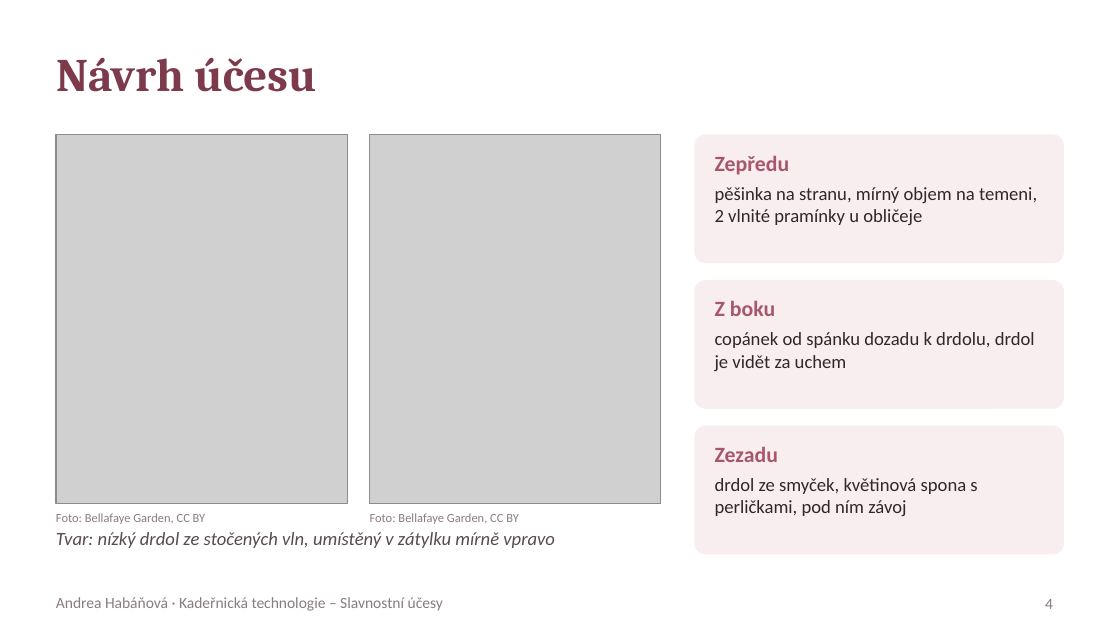
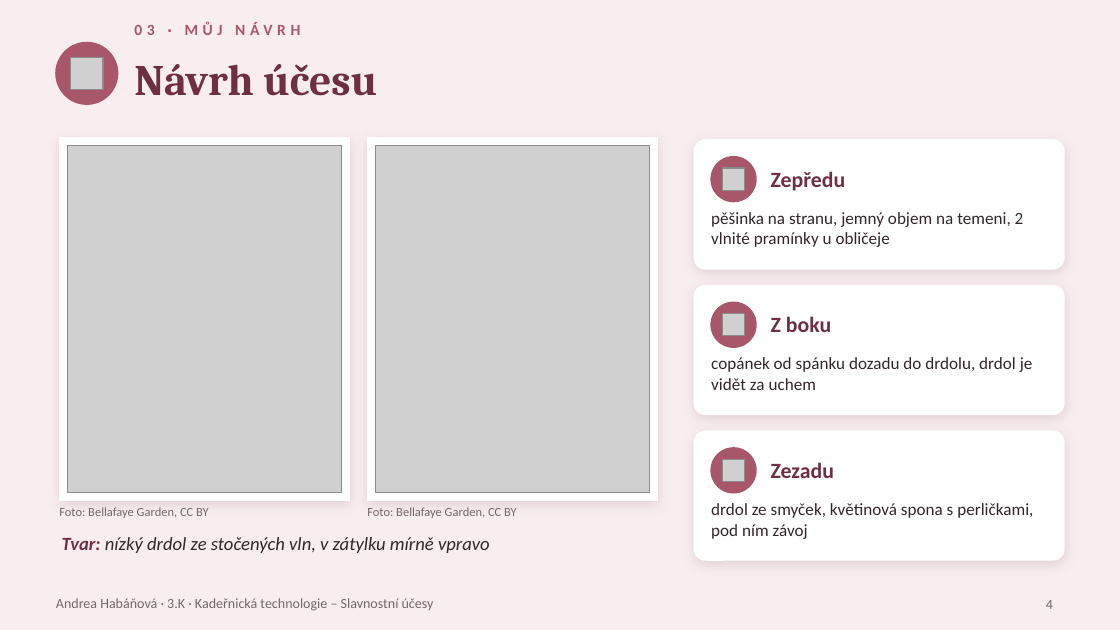
Before and after one commit to tdrzt4grdp-beep/P, a slide deck: slide 4 of svatebni_uces/Svatebni_uces_Habanova.pptx. Drawn at 1120x630 pixels with LibreOffice and Linux fonts; fonts in the diff are those of the drawing; grey boxes stand for pictures. Boxes give left, top, right and bottom in pixels: in the first picture for what was removed or moved away, otherwise in the second. Text is boxed around its words. In the diff, an @@ line names an element or a change of style, - is before the commit and + after.

```diff
--- a/svatebni_uces/Svatebni_uces_Habanova.pptx
+++ b/svatebni_uces/Svatebni_uces_Habanova.pptx
@@ background #FFFFFF to #F8EEF0 @@
@@ text added at <box>134,22,300,35</box>, 10 pt, text #A8576A, bold @@
+03 · MŮJ NÁVRH
@@ ellipse added at <box>56,43,118,104</box>, fill #A8576A, outline #A8576A 1 pt @@
@@ picture added at <box>71,57,103,90</box> @@
@@ title "Návrh účesu": place and size @@
-title "Návrh účesu" at <box>56,58,316,92</box>
+title "Návrh účesu" at <box>134,64,377,96</box>
@@ title "Návrh účesu" at <box>134,64,377,96</box>: size 30 to 28 pt, text colour #7C3A4A to #6E2F40 @@
@@ rectangle added at <box>59,138,349,501</box>, fill #FFFFFF, outline #FFFFFF 1 pt @@
@@ picture: place and size @@
-picture at <box>56,134,347,504</box>
+picture at <box>67,146,342,493</box>
@@ rectangle added at <box>367,138,657,501</box>, fill #FFFFFF, outline #FFFFFF 1 pt @@
@@ picture: place and size @@
-picture at <box>370,134,661,504</box>
+picture at <box>375,146,650,493</box>
@@ ellipse added at <box>711,157,756,202</box>, fill #A8576A, outline #A8576A 1 pt @@
@@ picture added at <box>722,168,745,190</box> @@
@@ text "Zepředu": place and size @@
-text "Zepředu" at <box>715,155,790,175</box>
+text "Zepředu" at <box>771,171,846,191</box>
@@ text at <box>711,212,1024,247</box>: text changed; size 12 to 11 pt @@
-pěšinka na stranu, mírný objem na temeni, 2 vlnité pramínky u obličeje
+pěšinka na stranu, jemný objem na temeni, 2 vlnité pramínky u obličeje
@@ ellipse added at <box>711,302,756,347</box>, fill #A8576A, outline #A8576A 1 pt @@
@@ picture added at <box>722,314,745,336</box> @@
@@ text colour #A8576A to #6E2F40 in 3 elements at <box>771,462,834,478</box>, <box>771,171,846,191</box>, <box>771,316,831,332</box> @@
@@ text "Z boku": place and size @@
-text "Z boku" at <box>715,300,775,316</box>
+text "Z boku" at <box>771,316,831,332</box>
@@ text at <box>711,357,1033,390</box>: text changed; size 12 to 11 pt @@
-copánek od spánku dozadu k drdolu, drdol je vidět za uchem
+copánek od spánku dozadu do drdolu, drdol je vidět za uchem
@@ 3 rounded rectangles: place and size @@
-3 rounded rectangles at <box>694,134,1064,554</box>
+3 rounded rectangles at <box>694,140,1064,560</box>
@@ fill #F8EEF0 to #FFFFFF; outline none to #FFFFFF 1 pt; shadow on in 3 elements at <box>694,286,1064,414</box>, <box>694,140,1064,269</box>, <box>694,431,1064,560</box> @@
@@ ellipse added at <box>711,448,756,493</box>, fill #A8576A, outline #A8576A 1 pt @@
@@ picture added at <box>722,459,745,482</box> @@
@@ text "Zezadu": place and size @@
-text "Zezadu" at <box>715,446,778,462</box>
+text "Zezadu" at <box>771,462,834,478</box>
@@ text "Foto: Bellafaye Garden, CC BY" at <box>59,507,209,518</box>: text colour #8A7C80 to #75666B; vertical alignment middle to top @@
@@ text "Foto: Bellafaye Garden, CC BY" at <box>367,507,517,518</box>: text colour #8A7C80 to #75666B; vertical alignment middle to top @@
@@ text "drdol ze smyček, květinová spona ...": place and size @@
-text "drdol ze smyček, květinová spona ..." at <box>715,478,977,516</box>
+text "drdol ze smyček, květinová spona ..." at <box>711,503,1033,539</box>
@@ text "drdol ze smyček, květinová spona ..." at <box>711,503,1033,539</box>: size 12 to 11 pt @@
@@ text at <box>62,537,490,553</box>: text changed; text colour #5A4A50 to #33262B @@
-Tvar: nízký drdol ze stočených vln, umístěný v zátylku mírně vpravo
+Tvar: nízký drdol ze stočených vln, v zátylku mírně vpravo
@@ text at <box>56,598,434,611</box>: text changed; size 10 to 9 pt; text colour #8A7C80 to #75666B @@
-Andrea Habáňová · Kadeřnická technologie – Slavnostní účesy
+Andrea Habáňová · 3.K · Kadeřnická technologie – Slavnostní účesy
@@ page number at <box>1046,600,1053,609</box>: size 10 to 9 pt, text colour #8A7C80 to #75666B @@
```
Also in this commit, not shown: 8 other slides changed, 5 other files.
